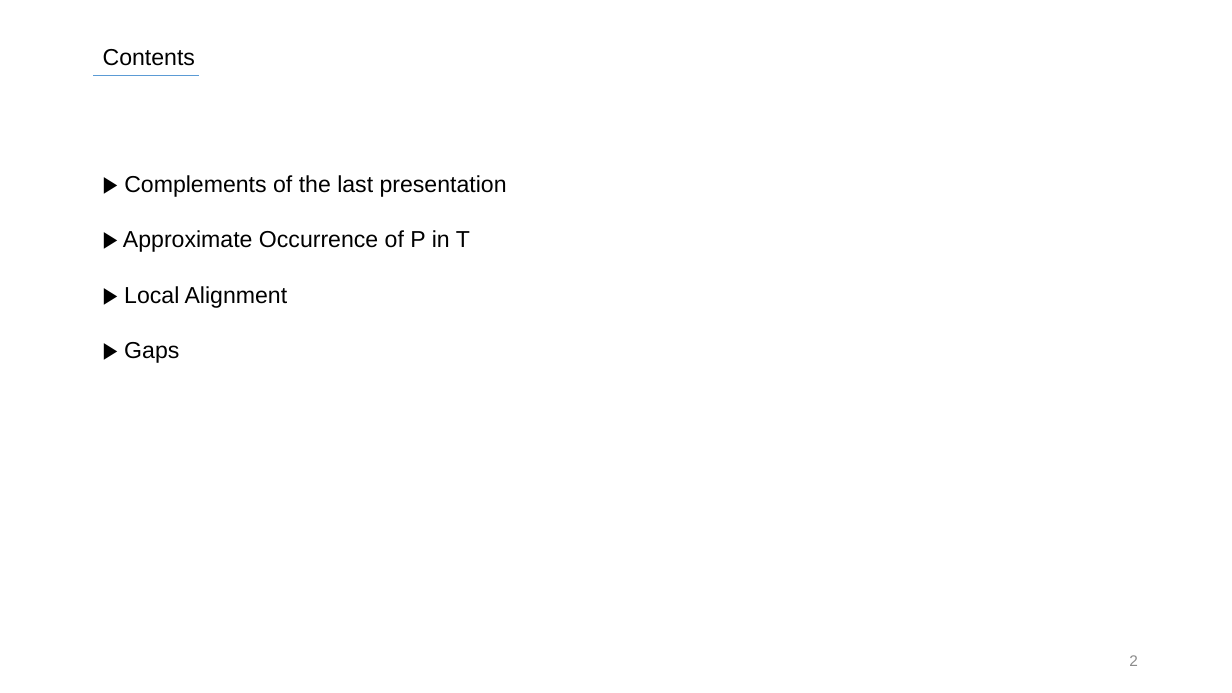
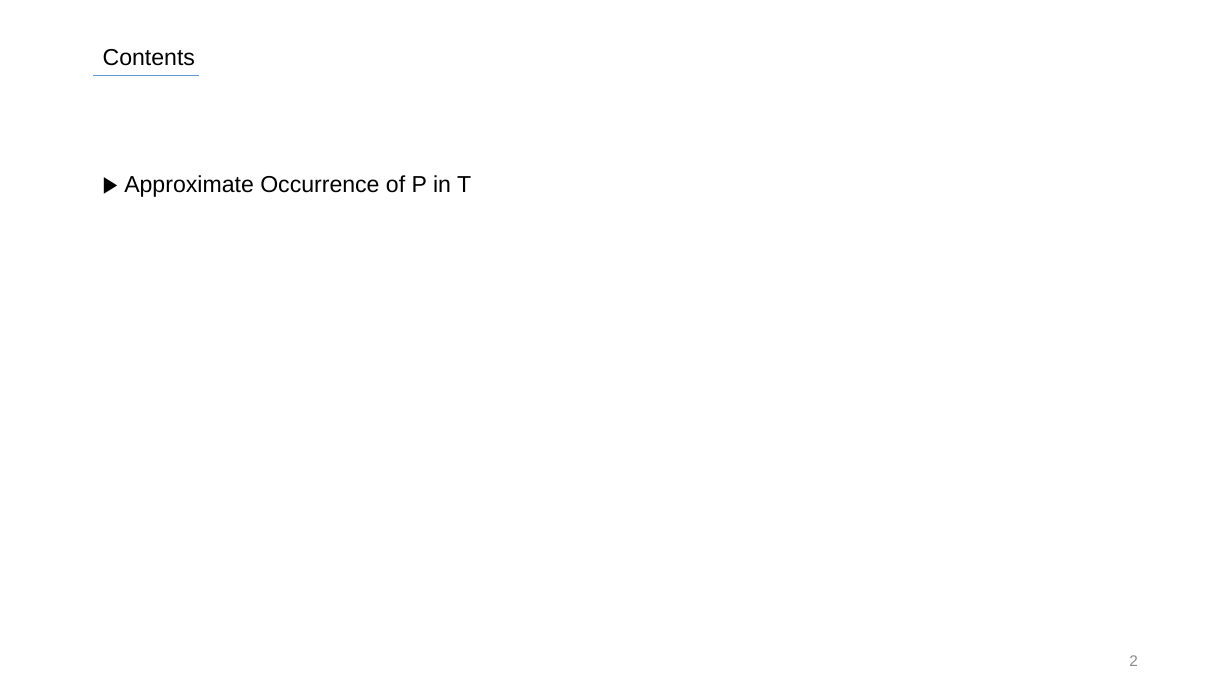
Before and after one commit to SiLviASizZ/HYU_2022, a slide deck: slide 2 of Intern/발표자료/0715/ASTS_0715.pptx. Drawn at 1232x693 pixels with LibreOffice and Linux fonts; fonts in the diff are those of the drawing. Boxes give left, top, right and bottom in pixels: in the first picture for what was removed or moved away, otherwise in the second. Text is boxed around its words. In the diff, an @@ line names an element or a change of style, - is before the commit and + after.

```diff
--- a/Intern/발표자료/0715/ASTS_0715.pptx
+++ b/Intern/발표자료/0715/ASTS_0715.pptx
@@ text at [124, 175, 507, 197]: paragraph removed @@
-▶ Complements of the last presentation
@@ text at [124, 286, 288, 363]: paragraphs removed @@
-▶ Local Alignment
-▶ Gaps
```
Also in this commit, not shown: 77 other slides changed, 18 slides added, 1 slide removed, 1 other file.
